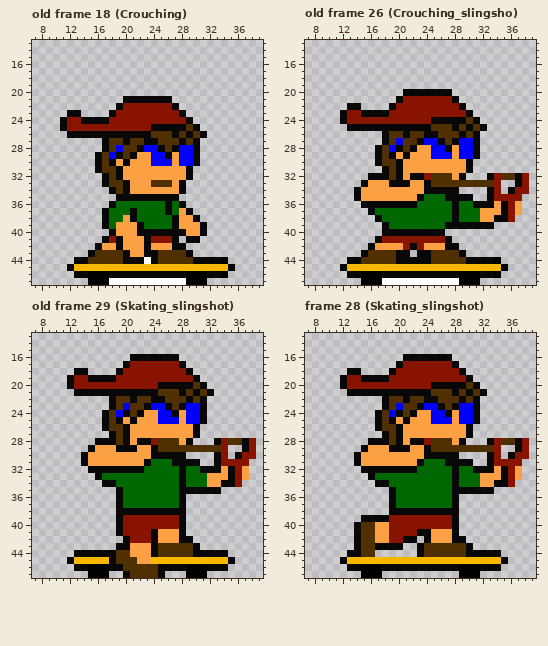
Edited in one commit: pixel-art file (Assets/Sprites/Skater/Smaller/skater_inked_full_set.aseprite). Above is the file before it was changed.
48x48 pixels, 38 frames. Shown: old frame 18 (Crouching): x 7..39, y 13..47; old frame 26 (Crouching_slingsho): x 7..39, y 13..47; old frame 29 (Skating_slingshot): x 7..39, y 13..47; frame 28 (Skating_slingshot): x 7..39, y 13..47. The commit also changed other frames, which this record leaves out.
Now the later version:
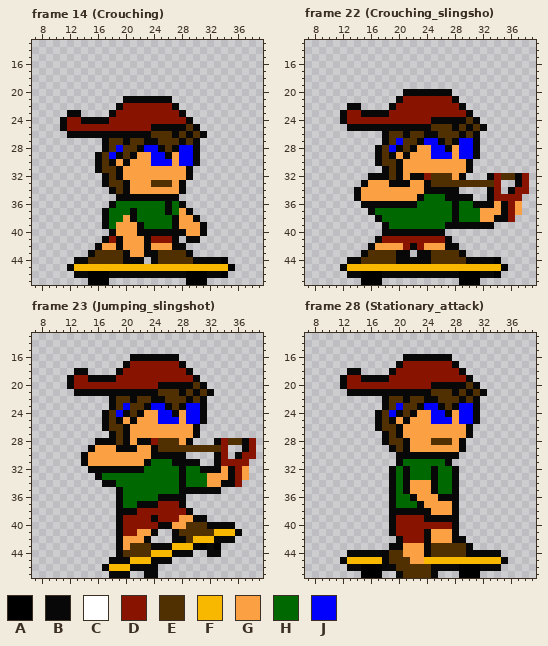
Palette (. is transparent): A #000000  B #080808  C #ffffff  D #881400  E #503000  F #f8b800  G #fca044  H #006800  J #0000fc
A new or re-ordered frame is compared with the old frame closest to it.
Edits made:
frames re-ordered
--- frame 14 (Crouching) against old frame 18 (Crouching), layer "Layer"
@@ x 16..30 @@
 43 EEEEBGGBBEEEEB.
-44 EEEEBBBCBEEEEEB
+44 EEEEBBB.BEEEEEB
 45 FFFFFFFFFFFFFFF
 46 AABBBBBBBBBBBAA
-47 AACCCCCCCCCCCAA
+47 AA...........AA
--- frame 22 (Crouching_slingsho) against old frame 26 (Crouching_slingsho), layer "Layer"
@@ x 16..30 @@
 46 AABBBBBBBBBBBAA
-47 AACCCCCCCCCCCAA
+47 AA...........AA
--- frame 23 (Jumping_slingshot) against old frame 29 (Skating_slingshot), layer "Layer"
@@ x 7..39 @@
 35 ............BHHHHHHHHBBBBBB......
-36 ............BHHHHHHHHB...........
-37 ............BHHHHHHHHB...........
-38 ............BBBBBBBBBB...........
-39 ............BDDDDDDDDB...........
-40 ............BDDDDDDDDB...........
-41 ............BDDDDBGGGB...........
-42 .............BDDDBGGGBB..........
-43 ............BBGGGBEEEEEB.........
-44 ......BBBBBBEEGGGBEEEEEBBBBB.....
-45 .....BFFFFFBEEEGGFFFFFFFFFFFB....
-46 ......BBAAABBEEEEEBBBBAAABBB.....
-47 ........AAA..BEEEEB...AAA........
+36 ............BHHHHHBBBB...........
+37 ............BHHBBBDDDB...........
+38 ............BBBDDDDDDDB..........
+39 ............BDDDDBDDDGGBB........
+40 ............BDDDDDBBGGEEEBBBB....
+41 ............BDDGGB..BEEEEEFFFB...
+42 ............BGGGB...BBEFFFBBB....
+43 ............BGEEEBBBFFFBABA......
+44 ............BEEEEFFFBBB..BB......
+45 ...........BBBFFFBBB.............
+46 ..........BFFFBBBB...............
+47 ...........BBB..BB...............
--- frame 28 (Stationary_attack), layer "Layer"
@@ x 7..39 @@
 27 ...........BEBGGGGGGGGGB.........
-28 .........BBBEBGBBDEEEGB...BDEEBD.
-29 ........BGGGBBBGGBEEEEEEEEED..BD.
-30 .......BGGGGGGGGGBBBBB....BD.BDD.
-31 .......BGGGGGGGGBHHHBBBB..BDDDD..
-32 ........BBBBBBBBHHHHHBHHBBBGBDG..
-33 .........BHHHHHHHHHHHBHHHGGGBDG..
-34 ..........BBHHHHHHHHHBHHHGGBBD...
-35 ............BHHHHHHHHBBBBBB......
-36 ............BHHHHHHHHB...........
-37 ............BHHHHHHHHB...........
-38 ............BBBBBBBBBB...........
-39 ........BBBBDDDDDDDDDB...........
-40 .......BEEGGDDDDDDDDDB...........
-41 .......BEEGGDDDDBBGGGB...........
-42 .......BEEGGDDBB.BGGGBB..........
-43 .......BEEBBBB..BEEEEEEB.........
-44 ......BBEE......BEEEEEEBBBBB.....
-45 .....BFFFFFFFFFFFFFFFFFFFFFFB....
-46 ......BBAAABBBBBBBBBBBAAABBB.....
-47 ........AAA...........AAA........
+28 ...........BEEBGGGEEEGB..........
+29 ............BEBGGGGGGGB..........
+30 .............BBBBBBBBB...........
+31 .............BHHHHHHB............
+32 ............BHBHHHBHHB...........
+33 ............BHBHHHBHHB...........
+34 ............BHBGGGBHHB...........
+35 ............BHBGGGBHHB...........
+36 ............BHHBGGGBBB...........
+37 ............BHHHBGGGGB...........
+38 ............BBBBBBGGGB...........
+39 ............BDDDDBBBBB...........
+40 ............BDDDDDDDDB...........
+41 ............BDDDDBGGGB...........
+42 .............BDDDBGGGBB..........
+43 ............BBGGGBEEEEEB.........
+44 ......BBBBBBEEGGGBEEEEEBBBBB.....
+45 .....BFFFFFBEEEGGFFFFFFFFFFFB....
+46 ......BBAAABBEEEEEBBBBAAABBB.....
+47 ........AAA..BEEEEB...AAA........
